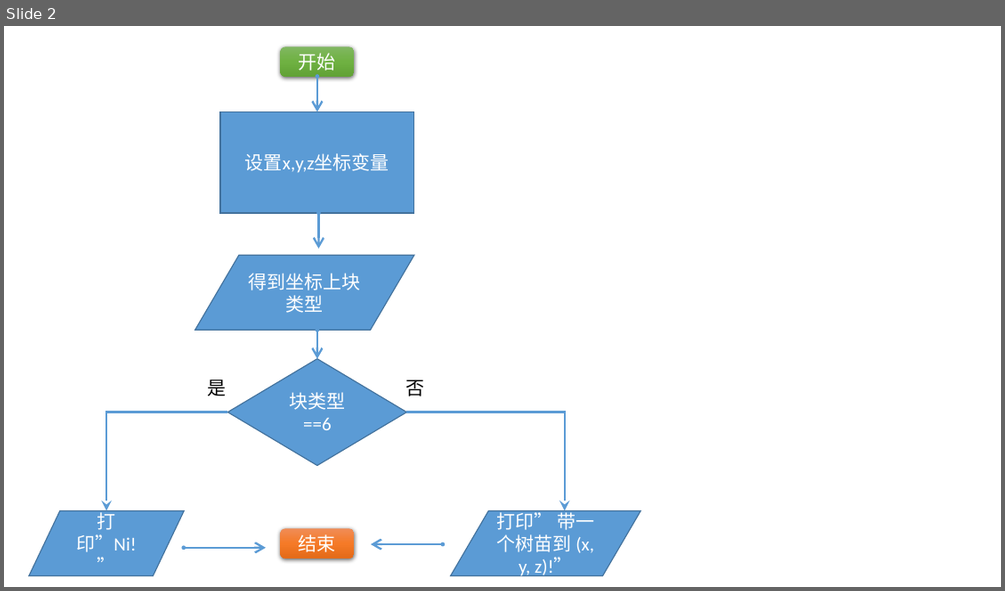
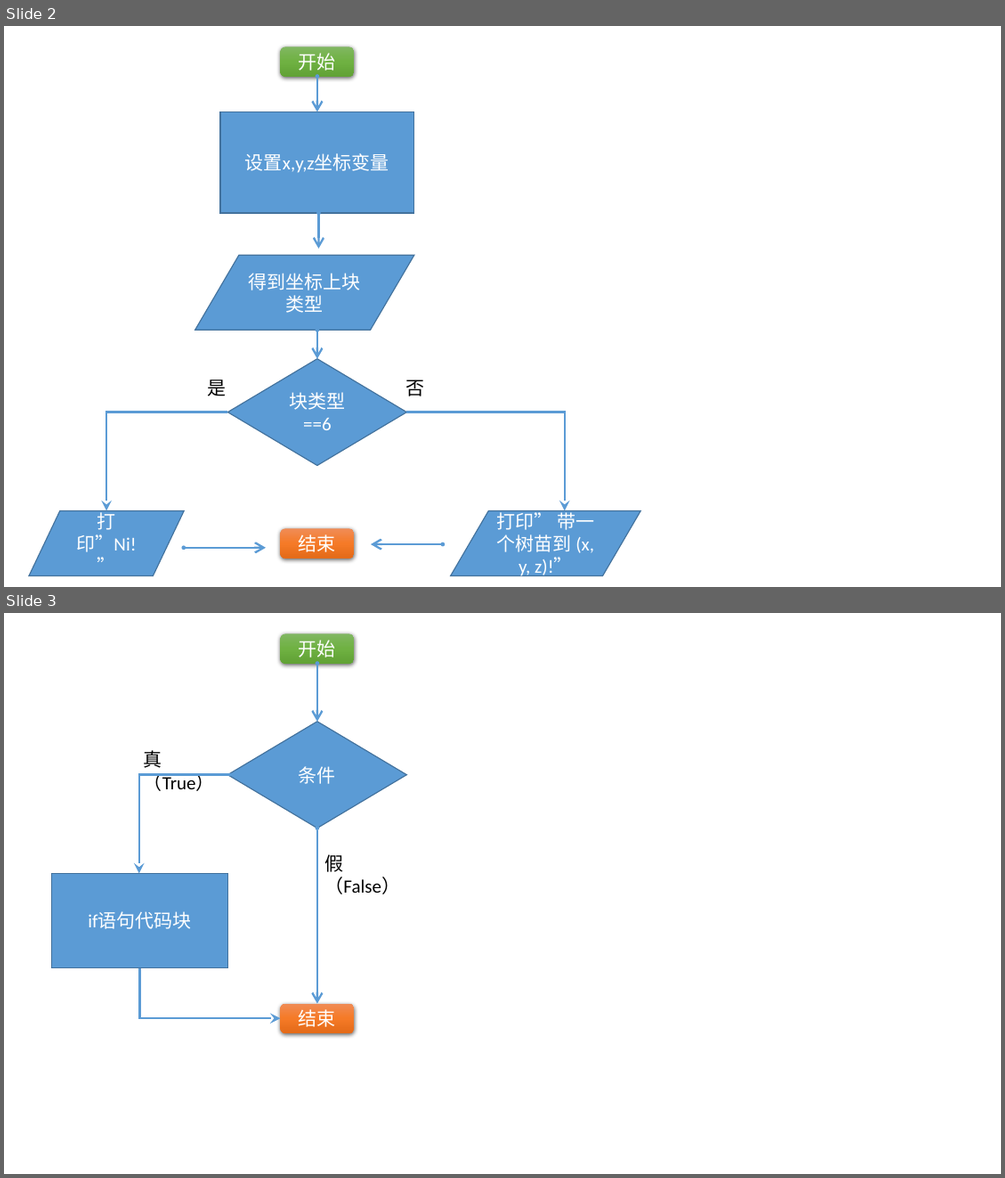
Before and after one commit to xiaojike/minecraft-pi-book-zh, a slide deck: 流程图.pptx. Shown one above the other, each under a label of ours: slide 2 before the commit, slides 2 and 3 after it. The pictures are 1005x591 and 1005x1178 pixels, drawn with LibreOffice and Linux fonts; fonts in the diff are those of the drawing. Boxes give left, top, right and bottom in pixels: in the first picture for what was removed or moved away, otherwise in the second. Text is boxed around its words. In the diff, an @@ line names an element or a change of style, - is before the commit and + after.

```diff
--- a/流程图.pptx
+++ b/流程图.pptx
@@ slide 3 added at [4,613,1001,1174], background #FFFFFF @@
@@ rounded rectangle added at [281,634,354,663], fill gradient #81B861 to #6FB242 to #62A336, 18 pt, text #FFFFFF @@
+开始
@@ double arrow added from (317, 722) to (317, 663), #5B9BD5 2 pt @@
@@ diamond added at [227,722,406,828], fill #5B9BD5, outline #43739E 1 pt, 18 pt, text #FFFFFF @@
+条件
@@ text added at [144,750,215,791], 18 pt, text #000000 @@
+真（True）
@@ elbow arrow added from (260, 774) to (139, 873), #5B9BD5 2 pt @@
@@ double arrow added from (317, 1004) to (317, 828), #5B9BD5 2 pt @@
@@ rectangle added at [52,873,228,967], fill #5B9BD5, outline #43739E 1 pt, 18 pt, text #FFFFFF @@
+if语句代码块
@@ text added at [324,854,400,894], 18 pt, text #000000 @@
+假（False）
@@ elbow arrow added from (139, 968) to (281, 1018), #5B9BD5 2 pt @@
@@ rounded rectangle added at [281,1004,354,1032], fill gradient #F18C57 to #F67B28 to #E56C19, 18 pt, text #FFFFFF @@
+结束
```
Also in this commit, not shown: 1 other slide added, 3 other files.
